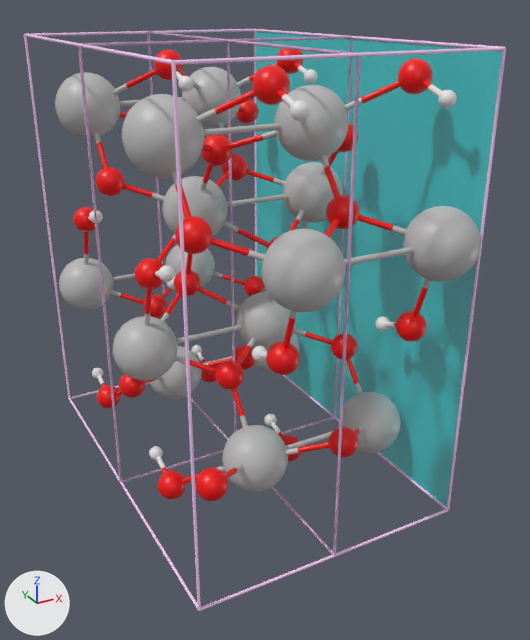
Before and after pictures for a commit that changed the glTF model output/VHO2_3_cart.glb.
Rendered twice from a 50 mm camera at (-4.02, -9.9, 10.66) aimed at (3.51, 3.8, 3.81). Every picture has the same lights, and +X, +Y and +Z are marked at lower left. The older version comes first. Where no turn or scale is listed for an object, it has been applied to the vertices.

In view in the first picture: 'MillerPlane_100', 'V01', 'V01-V01.001', 'V01.001', 'V01.002', 'V01.002-V01.003', 'V01.003', 'V02', 'V02-V02.001', 'V02.001', 'V03', 'V03-V03.001', 'V03.001', 'V03.002-V03.003', 'V04', 'V04-V04.001', 'V04.001', 'V04.002', 'V04.002-V04.003' and 126 more.
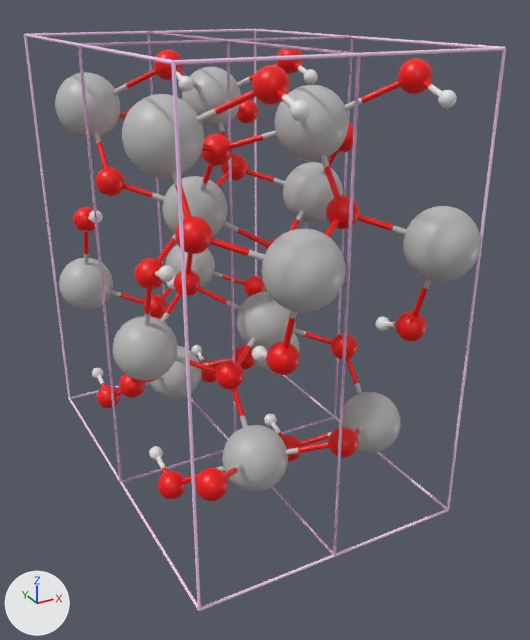
Pixel boxes [x1, y1, x2, y2] of what changed, in the pictures (530 x 640 px):
'MillerPlane_100', deleted
    before: [255, 31, 502, 508]
'V04-V04.001', deleted
    before: [204, 123, 281, 136]
'V01-V01.001', deleted
    before: [344, 247, 414, 266]
'V03-V03.001', deleted
    before: [176, 325, 241, 344]
'V01.002-V01.003', deleted
    before: [227, 194, 288, 207]
'V02-V02.001', deleted
    before: [286, 431, 332, 449]
'V04.002-V04.003', deleted (mostly hidden)
    before: [120, 97, 186, 106]
'V03.002-V03.003', deleted (mostly hidden)
    before: [112, 273, 135, 281]

Patch to the scene script:
```diff
--- a/output/VHO2_3_cart.glb.py
+++ b/output/VHO2_3_cart.glb.py
@@ ob_v01_v01_001 @@
-ob_v01_v01_001 = bpy.data.objects.new('V01-V01.001', me_v01_v01_001)
-ob_v01_v01_001.location = (3.08, 0.24, 6.36)
@@ ob_v01_002_v01_003 @@
-ob_v01_002_v01_003 = bpy.data.objects.new('V01.002-V01.003', me_v01_002_v01_003)
-ob_v01_002_v01_003.location = (3.08, 4.83, 6.36)
@@ ob_v02_v02_001 @@
-ob_v02_v02_001 = bpy.data.objects.new('V02-V02.001', me_v02_v02_001)
-ob_v02_v02_001.location = (3.08, 2.06, 1.44)
@@ ob_v03_v03_001 @@
-ob_v03_v03_001 = bpy.data.objects.new('V03-V03.001', me_v03_v03_001)
-ob_v03_v03_001.location = (1.54, 4.35, 3.49)
@@ ob_v03_002_v03_003 @@
-ob_v03_002_v03_003 = bpy.data.objects.new('V03.002-V03.003', me_v03_002_v03_003)
-ob_v03_002_v03_003.location = (1.54, 8.94, 3.49)
@@ ob_v04_v04_001 @@
-ob_v04_v04_001 = bpy.data.objects.new('V04-V04.001', me_v04_v04_001)
-ob_v04_v04_001.location = (1.54, 2.53, 8.41)
@@ ob_v04_002_v04_003 @@
-ob_v04_002_v04_003 = bpy.data.objects.new('V04.002-V04.003', me_v04_002_v04_003)
-ob_v04_002_v04_003.location = (1.54, 7.13, 8.41)
@@ ob_millerplane_100 @@
-ob_millerplane_100 = bpy.data.objects.new('MillerPlane_100', me_millerplane_100)
-ob_millerplane_100.location = (0.0, 0.0, 0.0)
```
